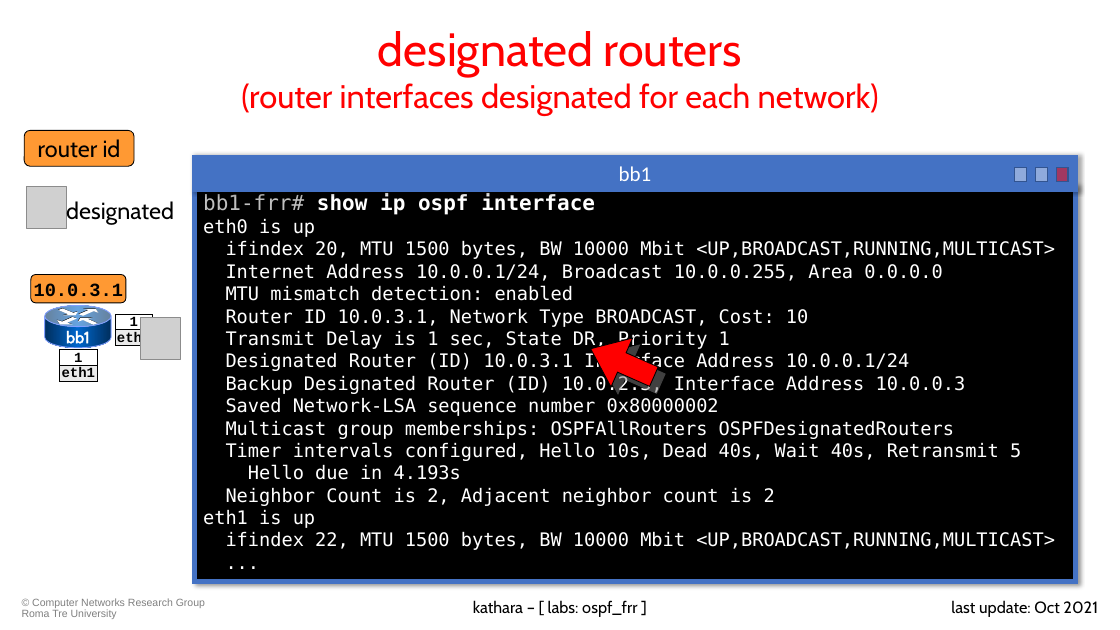
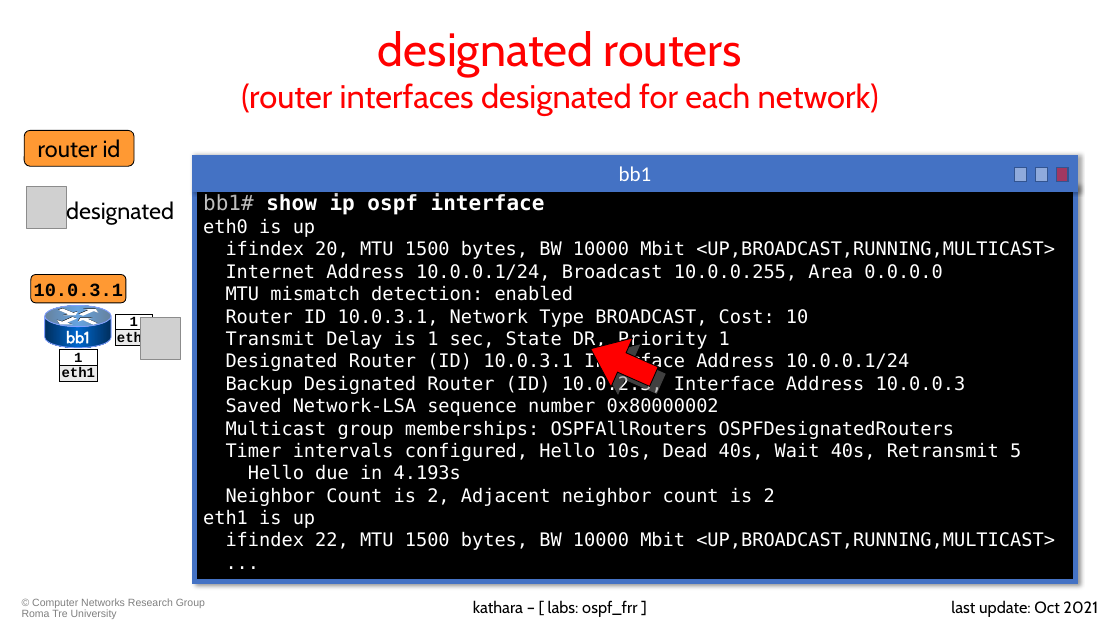
Before and after one commit to KatharaFramework/Kathara-Labs, a slide deck: slide 14 of main-labs/intradomain-routing/frr/ospf/020-kathara-lab_ospf.pptx. Drawn at 1120x630 pixels with LibreOffice and Linux fonts; fonts in the diff are those of the drawing; grey boxes stand for pictures; background and template pictures are left out. Boxes give left, top, right and bottom in pixels: in the first picture for what was removed or moved away, otherwise in the second. Text is boxed around its words. In the diff, an @@ line names an element or a change of style, - is before the commit and + after.

Commit message:
Small changes to ospf

```diff
--- a/main-labs/intradomain-routing/frr/ospf/020-kathara-lab_ospf.pptx
+++ b/main-labs/intradomain-routing/frr/ospf/020-kathara-lab_ospf.pptx
@@ text in rectangle at <box>203,193,545,215</box>: text changed @@
-bb1-frr# show ip ospf interface
+bb1# show ip ospf interface
```
Also in this commit, not shown: 15 other slides changed, 1 other file.
